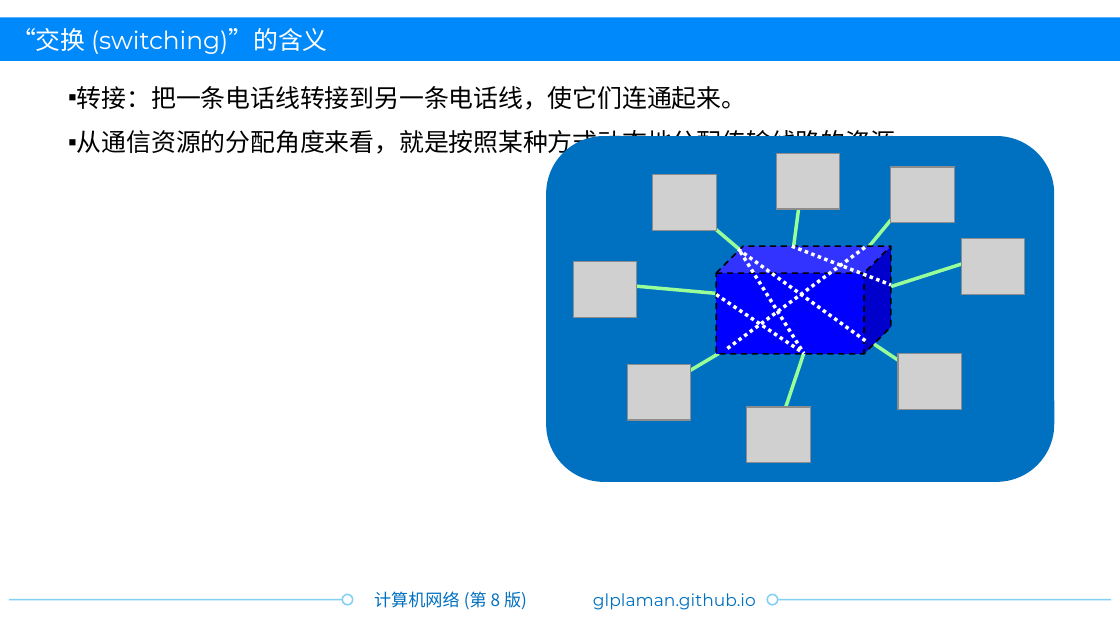
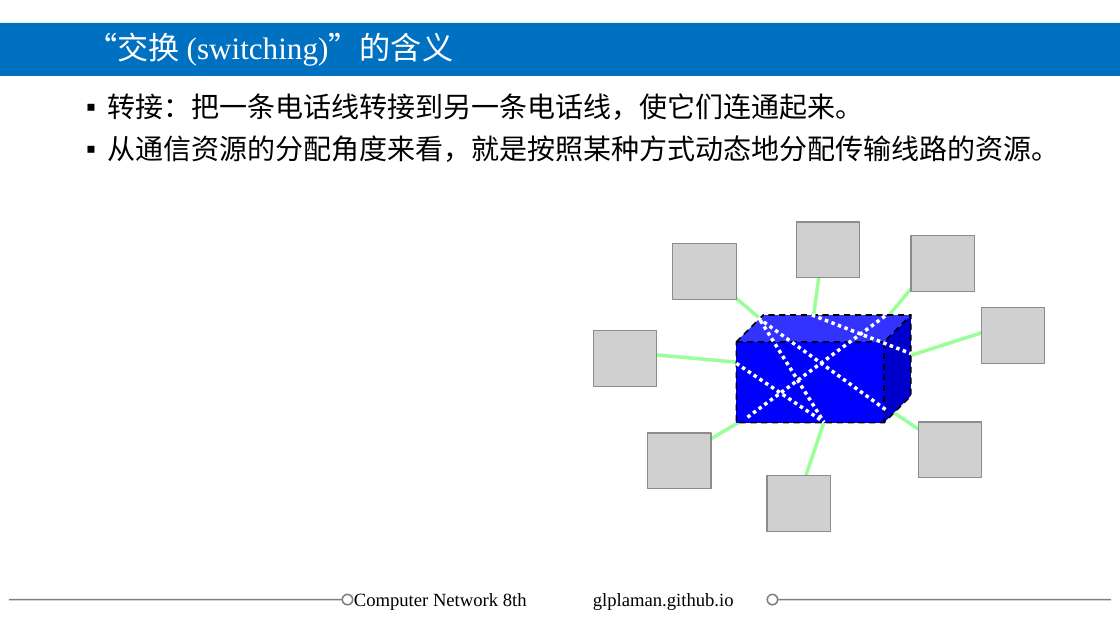
Before and after one commit to glplaman/glplaman.github.io, a slide deck: slide 44 of network/ppt/chap1.pptx. Drawn at 1120x630 pixels with LibreOffice and Linux fonts; fonts in the diff are those of the drawing; grey boxes stand for pictures; background and template pictures are left out. Boxes give left, top, right and bottom in pixels: in the first picture for what was removed or moved away, otherwise in the second. Text is boxed around its words. In the diff, an @@ line names an element or a change of style, - is before the commit and + after.

```diff
--- a/network/ppt/chap1.pptx
+++ b/network/ppt/chap1.pptx
@@ rectangle: place and size @@
-rectangle at [0,18,1120,62]
+rectangle at [0,24,1120,76]
@@ rectangle at [0,24,1120,76]: fill #0089FA to #0070C0 @@
@@ title "“交换 (switching)”的含义": place and size @@
-title "“交换 (switching)”的含义" at [11,28,328,54]
+title "“交换 (switching)”的含义" at [86,32,454,64]
@@ title "“交换 (switching)”的含义" at [86,32,454,64]: size 16 to 20 pt, font Montserrat to Times New Roman; line spacing 1 to 0.9; less space between paragraphs @@
@@ text "转接：把一条电话线转接到另一条电话线，使它们连通起来。": place and size @@
-text "转接：把一条电话线转接到另一条电话线，使它们连通起来。" at [77,86,920,158]
+text "转接：把一条电话线转接到另一条电话线，使它们连通起来。" at [107,93,1059,162]
@@ text "转接：把一条电话线转接到另一条电话线，使它们连通起来。" at [107,93,1059,162]: size 16 to 18 pt, font Montserrat to Times New Roman; indent changed; line spacing 1.5 to 0.9; more space between paragraphs @@
@@ rounded rectangle removed at [547,137,1055,483] @@
@@ 13 lines, 8 pictures, 1 cube: place and size @@
-13 lines, 8 pictures, 1 cube at [573,153,1025,463]
+13 lines, 8 pictures, 1 cube at [594,222,1045,532]
@@ line (9, 599) - (353, 599): stroke #84CFF5 1 pt to #808080 1 pt @@
@@ ellipse at [343,595,353,605]: outline #84CFF5 1 pt to #808080 1 pt @@
@@ text added at [354,593,527,610], 12 pt, text #000000 @@
+Computer Network 8th
@@ text removed at [374,591,527,610] @@
-计算机网络 (第 8 版)
@@ text "glplaman.github.io" at [593,593,734,610]: size 11 to 12 pt, font Montserrat to Times New Roman, text colour #0070C0 to #000000 @@
@@ ellipse at [767,595,777,605]: outline #84CFF5 1 pt to #808080 1 pt @@
@@ line (767, 599) - (1111, 599): stroke #84CFF5 1 pt to #808080 1 pt @@
```
Also in this commit, not shown: 149 other slides changed, 22 other files.
